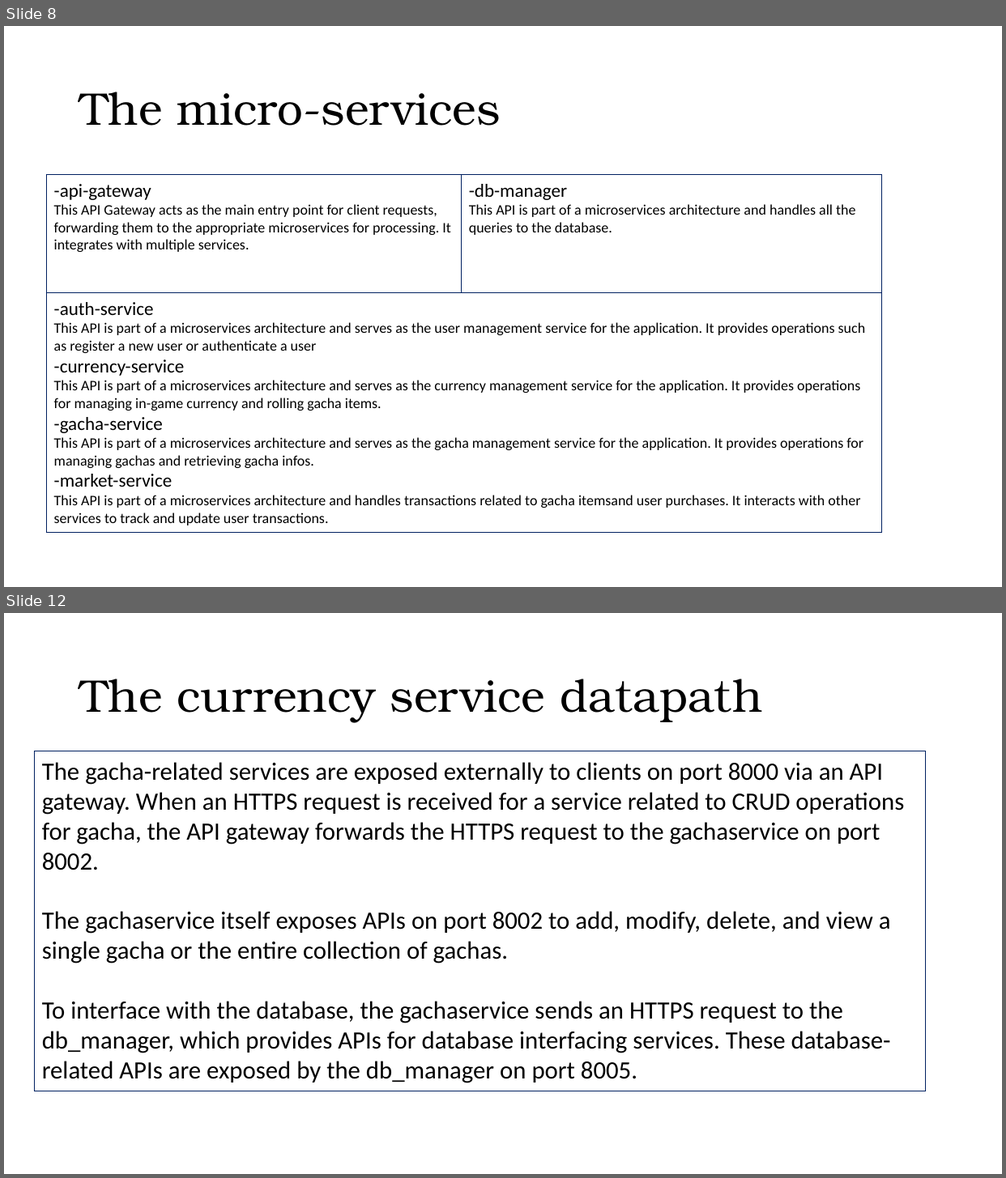
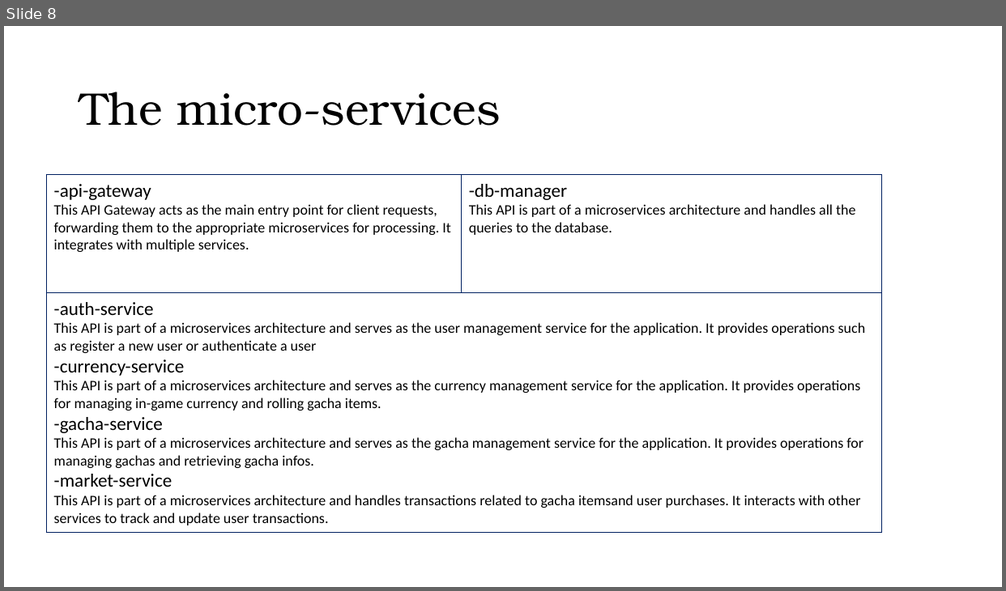
Before and after one commit to ardiz99/TBAse, a slide deck: doc/Gacha Collection.pptx. Shown one above the other, each under a label of ours: slides 8 and 12 before the commit, slide 8 after it; the slides between them are not shown. The pictures are 1006x1178 and 1006x591 pixels, drawn with LibreOffice and Linux fonts; fonts in the diff are those of the drawing. Boxes give left, top, right and bottom in pixels: in the first picture for what was removed or moved away, otherwise in the second. Text is boxed around its words. In the diff, an @@ line names an element or a change of style, - is before the commit and + after.

```diff
--- a/doc/Gacha Collection.pptx
+++ b/doc/Gacha Collection.pptx
@@ slide 12 removed at box(4, 613, 1002, 1174), background #FFFFFF @@
@@ title removed at box(80, 679, 762, 722) @@
-The currency service datapath
@@ rectangle removed at box(35, 752, 926, 1092) @@
-The gacha-related services are exposed externally to clients on port 8000 via an API gateway. When an HTTPS request is received for a service related to CRUD operations for gacha, the API gateway forwards the HTTPS request to the gachaservice on port 8002.
-The gachaservice itself exposes APIs on port 8002 to add, modify, delete, and view a single gacha or the entire collection of gachas.
-To interface with the database, the gachaservice sends an HTTPS request to the db_manager, which provides APIs for database interfacing services. These database-related APIs are exposed by the db_manager on port 8005.
```
Also in this commit, not shown: 3 slides changed, 1 other slide removed, 30 other files.
